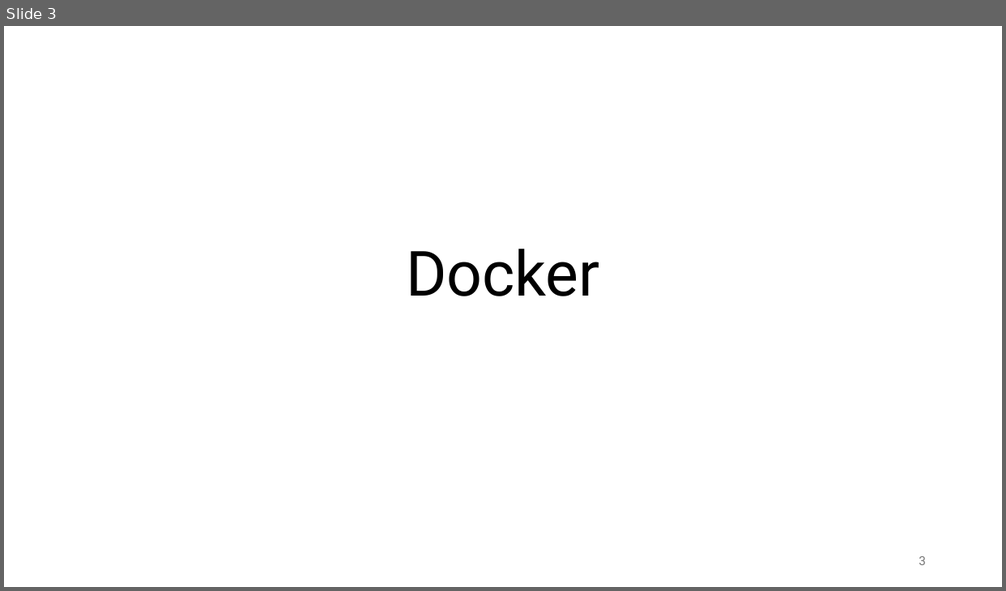
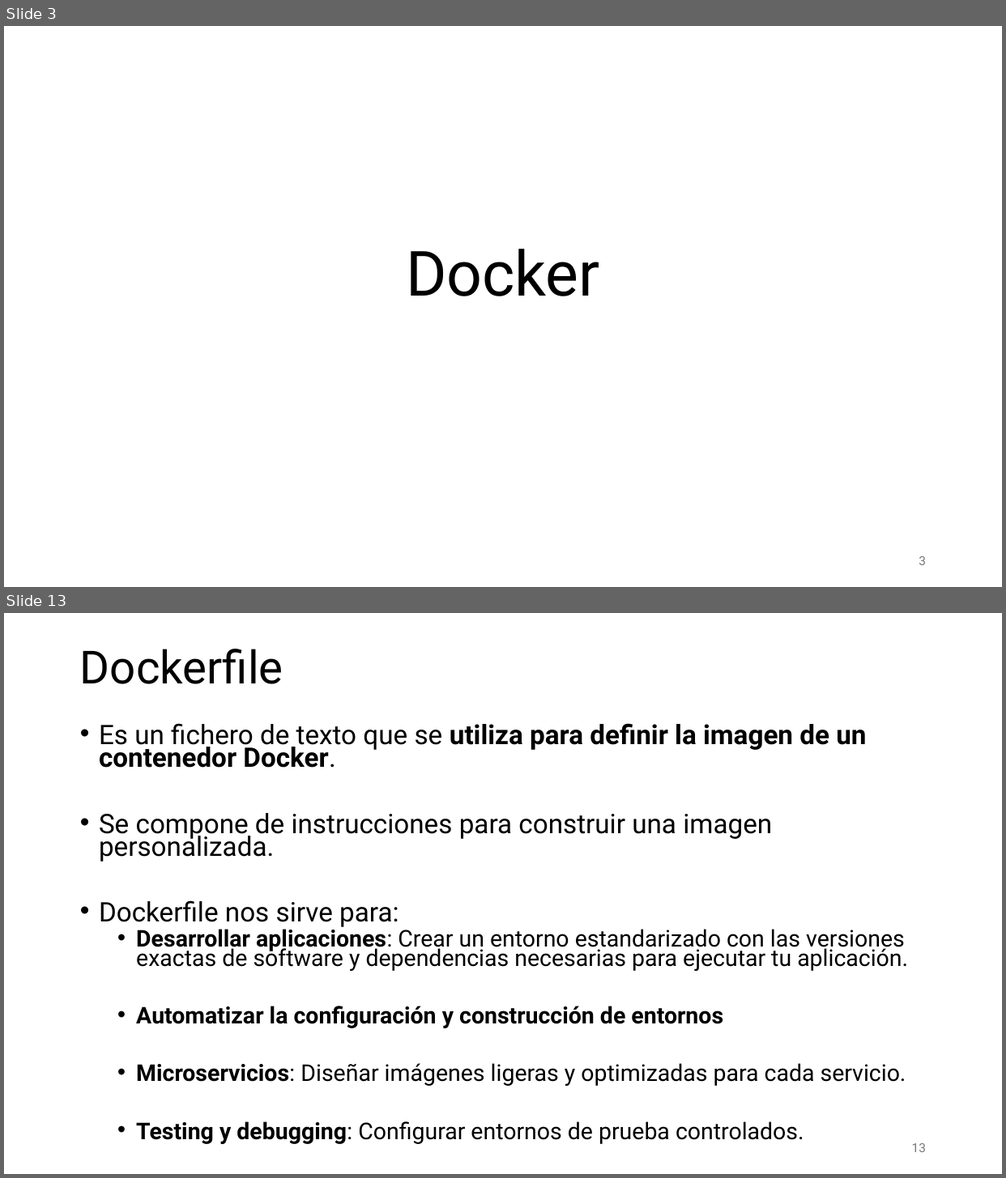
Before and after one commit to aldebarran22/CURSO_CPP_SERVICIOS_30H, a slide deck: doc/7_Despliegue_microservicios_docker_kubernetes.pptx. Shown one above the other, each under a label of ours: slide 3 before the commit, slides 3 and 13 after it; the slides between them are not shown. The pictures are 1006x591 and 1006x1178 pixels, drawn with LibreOffice and Linux fonts; fonts in the diff are those of the drawing. Boxes give left, top, right and bottom in pixels: in the first picture for what was removed or moved away, otherwise in the second. Text is boxed around its words. In the diff, an @@ line names an element or a change of style, - is before the commit and + after.

```diff
--- a/doc/7_Despliegue_microservicios_docker_kubernetes.pptx
+++ b/doc/7_Despliegue_microservicios_docker_kubernetes.pptx
@@ slide 13 added at <box>4,613,1002,1174</box>, background #FFFFFF @@
@@ title added at <box>80,649,283,684</box>, 44 pt, text #000000 @@
+Dockerfile
@@ text added at <box>99,723,908,1144</box>, 22.2 pt, text #000000 @@
+• Es un fichero de texto que se utiliza para definir la imagen de un contenedor Docker.
+• Se compone de instrucciones para construir una imagen personalizada.
+• Dockerfile nos sirve para:
+  • Desarrollar aplicaciones: Crear un entorno estandarizado con las versiones exactas de software y dependencias necesarias para ejecutar tu aplicación.
+  • Automatizar la configuración y construcción de entornos
+  • Microservicios: Diseñar imágenes ligeras y optimizadas para cada servicio.
+  • Testing y debugging: Configurar entornos de prueba controlados.
@@ page number added at <box>912,1144,926,1152</box>, 12 pt, text #797979 @@
+13
```
Also in this commit, not shown: 2 slides changed, 42 other slides added, 18 other files.
